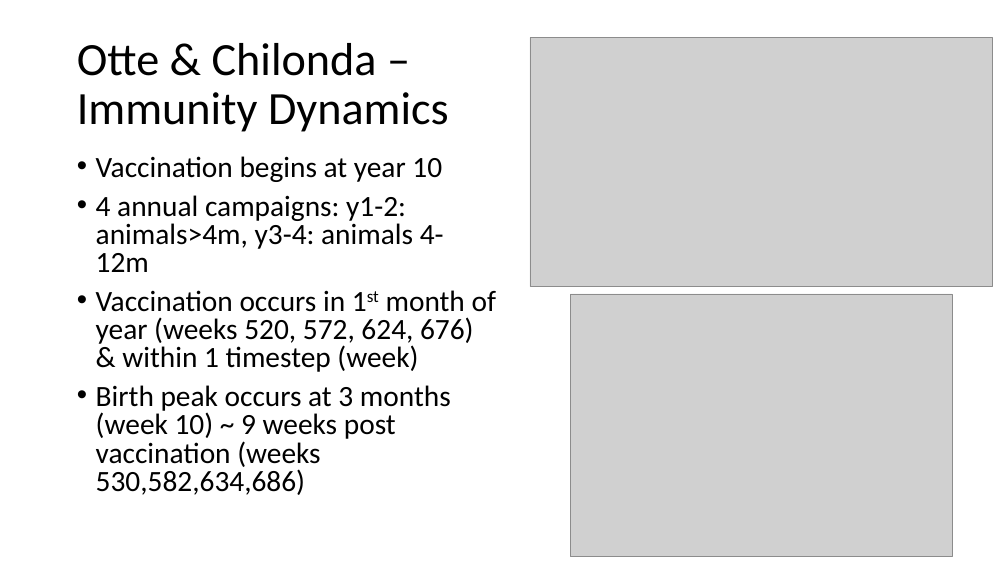
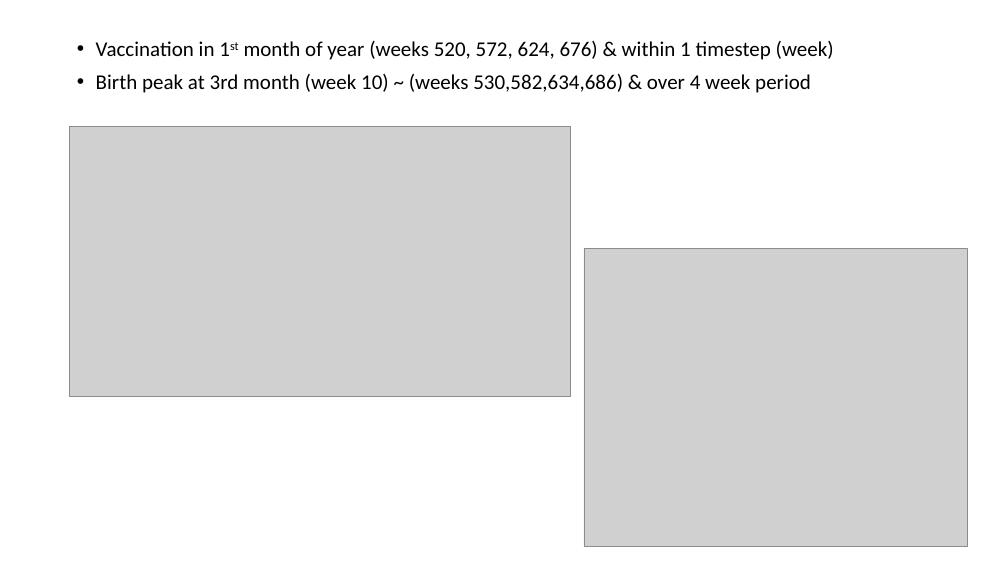
Before and after one commit to BethSavagar/demographic_model_1, a slide deck: slide 5 of presentations/seasonalbirths.pptx (slide 4 before the commit). Drawn at 1008x567 pixels with LibreOffice and Linux fonts; fonts in the diff are those of the drawing; grey boxes stand for pictures. Boxes give left, top, right and bottom in pixels: in the first picture for what was removed or moved away, otherwise in the second. Text is boxed around its words. In the diff, an @@ line names an element or a change of style, - is before the commit and + after.

Commit message:
vaccination with seasonality plot edits

```diff
--- a/presentations/seasonalbirths.pptx
+++ b/presentations/seasonalbirths.pptx
@@ title removed at bbox=[77, 43, 449, 132] @@
-Otte & Chilonda – Immunity Dynamics
@@ text at bbox=[96, 41, 834, 93]: text changed; size 28 to 20 pt @@
-• Vaccination begins at year 10
-• 4 annual campaigns: y1-2: animals>4m, y3-4: animals 4-12m
-• Vaccination occurs in 1st month of year (weeks 520, 572, 624, 676) & within 1 timestep (week)
-• Birth peak occurs at 3 months (week 10) ~ 9 weeks post vaccination (weeks 530,582,634,686)
+• Vaccination in 1st month of year (weeks 520, 572, 624, 676) & within 1 timestep (week)
+• Birth peak at 3rd month (week 10) ~ (weeks 530,582,634,686) & over 4 week period
@@ picture: place and size @@
-picture at bbox=[530, 38, 993, 287]
+picture at bbox=[70, 126, 571, 396]
@@ picture: place and size @@
-picture at bbox=[571, 294, 953, 557]
+picture at bbox=[584, 249, 967, 547]
```
Also in this commit, not shown: 4 slides added, 1 other file.
